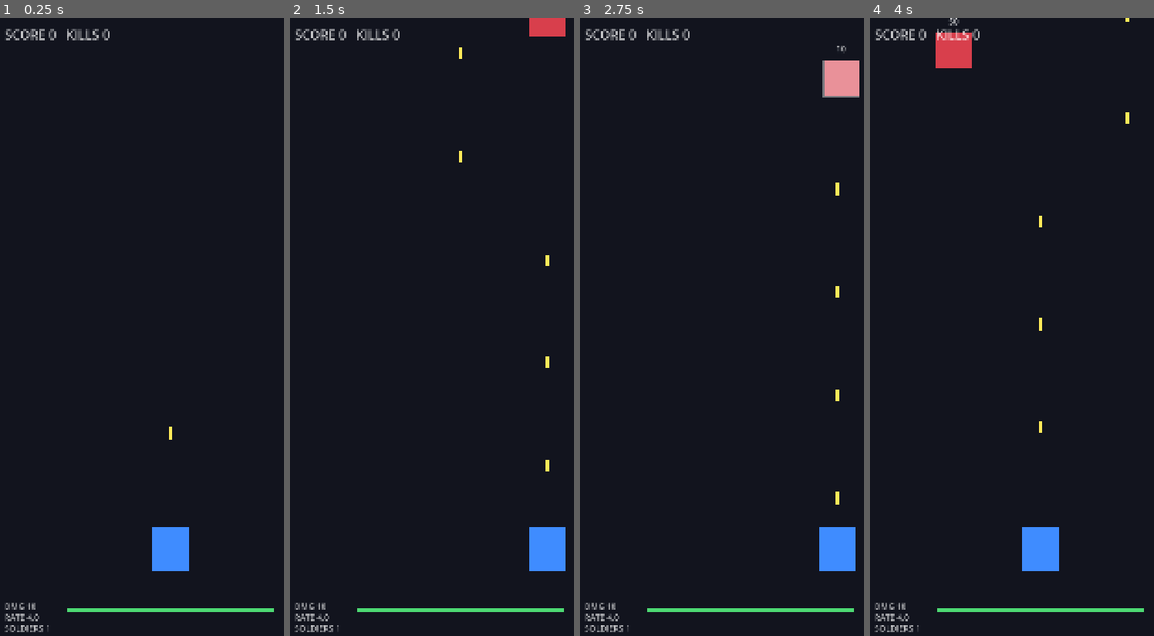
Above: before the commit, frames 1-4 (left to right).
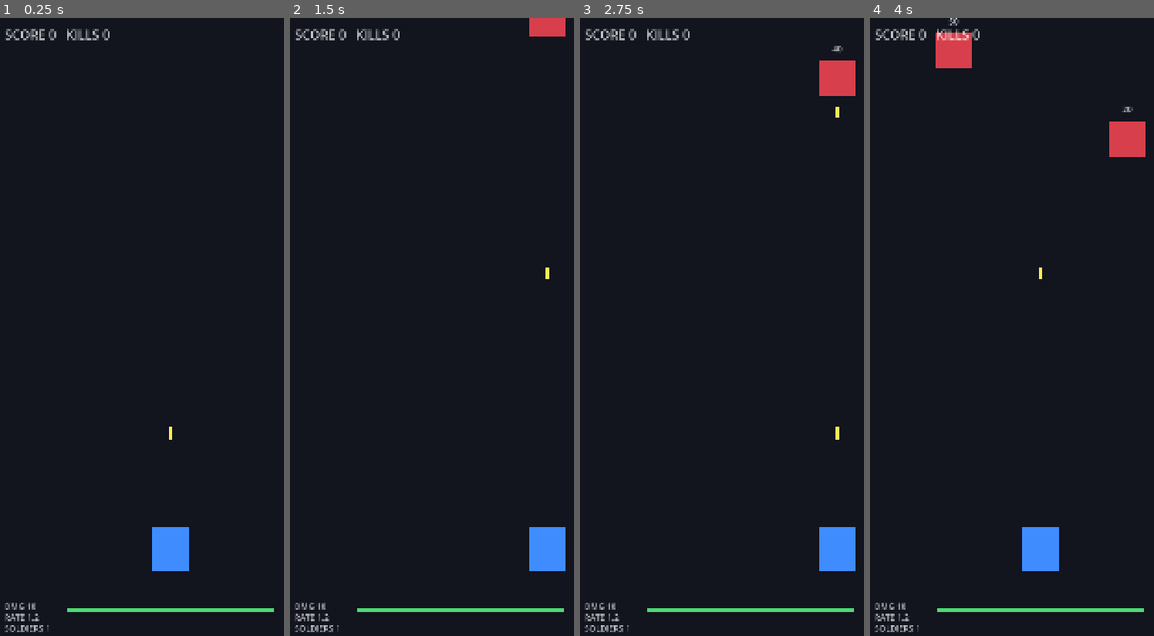
Above: after the commit, the same moments.

Repository: ScriptByFei/kernwerk-godot
Game: Godot game, scene res://scenes/game/game.tscn
Same seed, same stepped clock (60 frames per second), same inputs: the game is played once before the commit and once after it.
Inputs (mouse positions are in pixels of both pictures, inside the frame that each line leads up to):
- Up to frame 1 (0.25 s): no input
- Up to frame 2 (1.5 s): tap Enter at 0.5 s; move the mouse to (537, 296) at 0.52 s; hold D (lane_right) 0.53-1.25 s; hold 1 (lane_1) 0.53-1.25 s; click (537, 296) at 0.67 s; tap Space at 1.25 s; drag from (392, 357) to (443, 450) at 1.27 s
- Up to frame 3 (2.75 s): move the mouse to (784, 191) at 2.02 s; hold D (lane_right) from 2.03 s (still down); hold 3 (lane_3) from 2.03 s (still down)
- Up to frame 4 (4 s): release D (lane_right) at 2.75 s; release 3 (lane_3) at 2.75 s; drag from (1023, 450) to (935, 234) at 2.77 s; move the mouse to (1145, 419) at 3.52 s; hold A (lane_left) from 3.53 s (still down); hold 2 (lane_2) from 3.53 s (still down)

The runs differ from the first frame. In frame 1, less than 0.1% of the frame differs, in the area x 9-14%, y 96-98%; in frame 2, 0.2%; in frame 3, 1.1%, in the area x 9-99%, y 4-98%; in frame 4, 0.9%.

Commit message:
balancing: fire rate 4→1.2/s, rate upgrade +0.1 (linear), generous upgrade hitbox 100px

Diff:
--- a/scripts/game/hit_detection.gd
+++ b/scripts/game/hit_detection.gd
@@ -16,12 +16,12 @@
 				e.take_damage(b.damage)
 				b.queue_free()
 				break
-		# Upgrade-Objekte (Bullet zerstört den Träger → Upgrade wickelt Game-Seite an)
+		# Upgrade-Objekte (großzügigere Hitbox als Gegner: ±100x80 — einfacher einzusammeln)
 		for u in upgrades:
 			if not is_instance_valid(u):
 				continue
-			if absf(b.global_position.x - u.global_position.x) < 60.0 \
-					and absf(b.global_position.y - u.global_position.y) < 70.0:
+			if absf(b.global_position.x - u.global_position.x) < 100.0 \
+					and absf(b.global_position.y - u.global_position.y) < 100.0:
 				u.collect()
 				b.queue_free()
 				break
--- a/scripts/game_config.gd
+++ b/scripts/game_config.gd
@@ -7,7 +7,7 @@
 
 # Waffen-Startwerte (später per Upgrade veränderbar)
 const DAMAGE := 10
-const FIRE_RATE := 4.0  # Schüsse/Sekunde
+const FIRE_RATE := 1.2  # Schüsse/Sekunde — drastisch reduziert (war 4.0, fühlte sich wie Dauerfeuer)
 const BULLET_SPEED := 1200.0
 const BULLET_COUNT := 1
 const SPREAD := 0.0
--- a/scripts/managers/wave_data.gd
+++ b/scripts/managers/wave_data.gd
@@ -53,7 +53,7 @@
 
 # --- Balancing (Phase 5/6, zentral) ---
 const DMG_UPGRADE := 15        # pro Damage-Upgrade (Gegner-HP wächst ~30%/Welle)
-const RATE_MULTIPLIER := 1.5
+const RATE_UPGRADE := 0.1      # +0.1 Schüsse/s pro Upgrade (lineare, gut dosierbare Kurve)
 const SOLDIER_OFFSET_X := 90.0
 const BOSS_HP := 600
 const BOSS_SPEED := 90.0
--- a/scripts/objects/upgrade_object.gd
+++ b/scripts/objects/upgrade_object.gd
@@ -7,6 +7,11 @@
 
 var upgrade_type := "damage"    # "damage" | "firerate" | "soldier"
 var upgrade_label_text := "+10 DMG"
+
+# Treffer-Erkennung großzügiger: Hitbox ±100 px (X) / ±110 px (Y) — Upgrades fühlen
+# sich so deutlich einsammelbarer an, ohne dass der Spieler pixelgenau zielen muss.
+const HITBOX_HALF_W := 100.0
+const HITBOX_HALF_H := 90.0
 
 func configure_upgrade(p_lane: int, p_type: String, speed: float) -> void:
 	setup_lane(p_lane)
--- a/scripts/player/player_stats.gd
+++ b/scripts/player/player_stats.gd
@@ -15,7 +15,7 @@
 		"damage":
 			damage += WaveData.DMG_UPGRADE
 		"firerate":
-			fire_rate = fire_rate * WaveData.RATE_MULTIPLIER
+			fire_rate = fire_rate + WaveData.RATE_UPGRADE
 		"soldier":
 			soldiers += 1
 			soldier_count_changed.emit(soldiers)
--- a/tests/phase5_test.gd
+++ b/tests/phase5_test.gd
@@ -30,9 +30,9 @@
 
 	# --- FireRate-Upgrade ---
 	s.apply_upgrade("firerate")
-	_check(absf(s.fire_rate - GameConfig.FIRE_RATE * 1.5) < 0.01, "fire_rate x1.5")
+	_check(absf(s.fire_rate - (GameConfig.FIRE_RATE + WaveData.RATE_UPGRADE)) < 0.01, "fire_rate +0.1")
 	s.apply_upgrade("firerate")
-	_check(absf(s.fire_rate - GameConfig.FIRE_RATE * 2.25) < 0.01, "FireRate kumulativ (x1.5²)")
+	_check(absf(s.fire_rate - (GameConfig.FIRE_RATE + 2*WaveData.RATE_UPGRADE)) < 0.01, "FireRate kumulativ (+0.2)")
 
 	# --- Soldier-Upgrade ---
 	var sold_events := [0]
--- a/tests/phase6_test.gd
+++ b/tests/phase6_test.gd
@@ -68,7 +68,7 @@
 
 	# --- Balancing-Konstanten konsistent ---
 	_check(WaveData.DMG_UPGRADE == 15, "Damage-Upgrade +15 (Balancing-Pass)")
-	_check(WaveData.RATE_MULTIPLIER == 1.5, "Rate-Multiplikator 1.5")
+	_check(WaveData.RATE_UPGRADE == 0.1, "Rate-Upgrade +0.1 (Balancing)")
 	_check(WaveData.BOSS_HP == 600, "Boss-HP 600")
 
 	# --- UpgradeObject + WaveData-Typen deckungsgleich ---
Not shown, changed: index.html
Not shown, changed: index.pck
